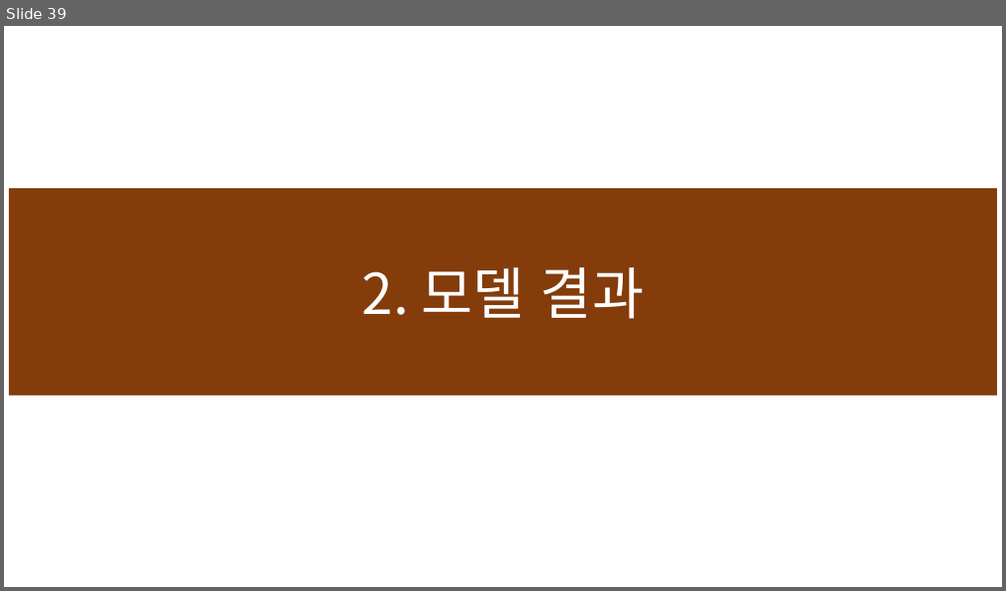
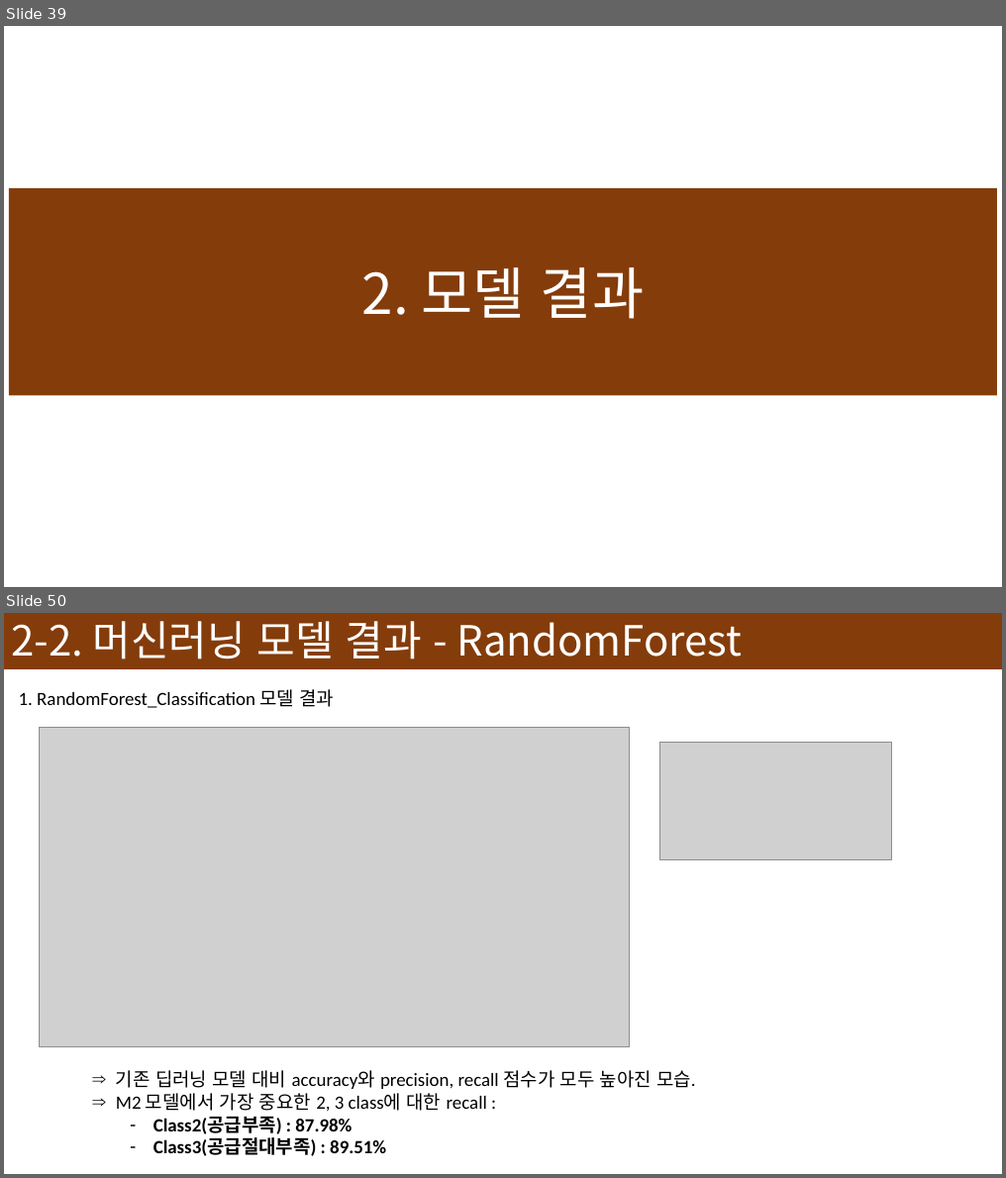
Before and after one commit to devna0111/FlowCast, a slide deck: presentation/Model 설명서.pptx. Shown one above the other, each under a label of ours: slide 39 before the commit, slides 39 and 50 after it; the slides between them are not shown. The pictures are 1006x591 and 1006x1178 pixels, drawn with LibreOffice and Linux fonts; fonts in the diff are those of the drawing; grey boxes stand for pictures. Boxes give left, top, right and bottom in pixels: in the first picture for what was removed or moved away, otherwise in the second. Text is boxed around its words. In the diff, an @@ line names an element or a change of style, - is before the commit and + after.

```diff
--- a/presentation/Model 설명서.pptx
+++ b/presentation/Model 설명서.pptx
@@ slide 50 added at [4,613,1002,1174], background #FFFFFF @@
@@ rectangle added at [4,613,1002,669], fill #843C0B, 40 pt, text #FFFFFF @@
+2-2. 머신러닝 모델 결과 - RandomForest
@@ text added at [19,689,335,708], 18 pt, text #000000 @@
+1. RandomForest_Classification 모델 결과
@@ picture added at [39,727,629,1048] @@
@@ picture added at [659,743,892,861] @@
@@ text added at [116,1070,696,1157], 18 pt, text #000000 @@
+⇒ 기존 딥러닝 모델 대비 accuracy와 precision, recall 점수가 모두 높아진 모습.
+⇒ M2 모델에서 가장 중요한 2, 3 class에 대한 recall :
+  – Class2(공급부족) : 87.98%
+  – Class3(공급절대부족) : 89.51%
```
Also in this commit, not shown: 7 slides changed, 11 other slides added, 1 slide removed, 1 other file.
